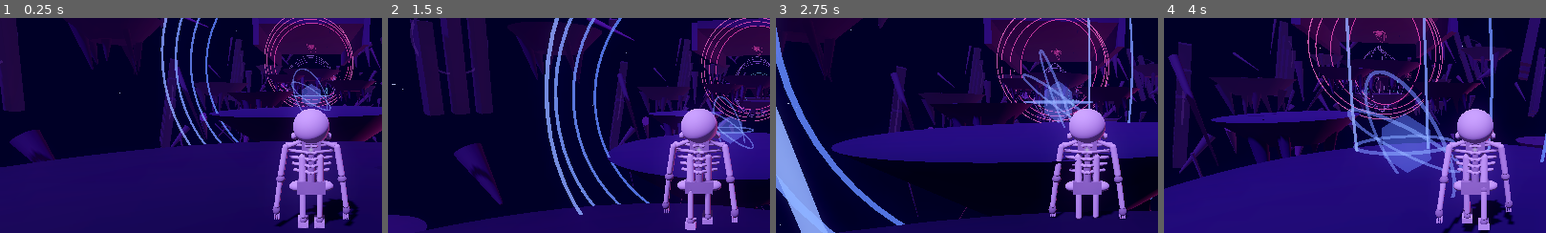
Above: before the commit, frames 1-4 (left to right).
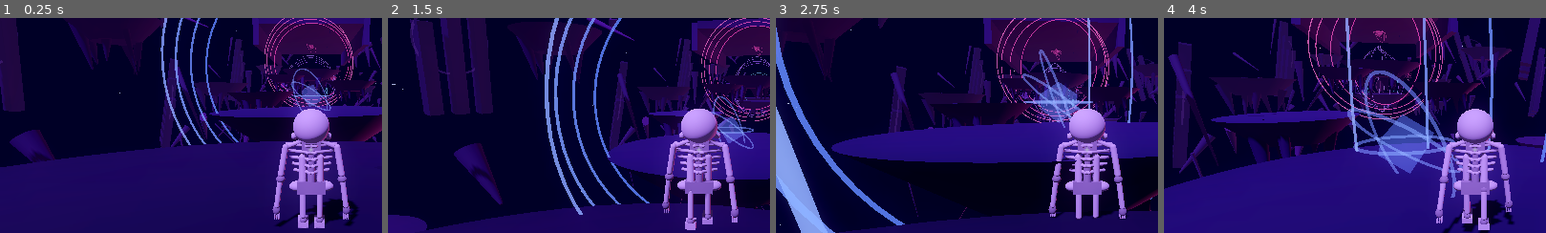
Above: after the commit, the same moments.

Repository: fuzeonspotify/outoftime
Game: Godot game, scene res://scenes/afterlife_city.tscn
The game is run twice, just before and just after one commit, with the same random seed, the same clock (stepped at 60 frames per second) and the same inputs. This scene is started directly instead of the project's main scene.
Inputs (mouse positions are % of the whole screen's width and height, from its top left):
- Up to frame 1 (0.25 s): no input
- Up to frame 2 (1.5 s): move the mouse to (55, 50) at 0.52 s; hold E (interact) 0.53-1.28 s; hold W (move_forward) from 0.53 s (still down); tap Space (jump) at 0.77 s; move the mouse to (45, 50) at 1.27 s; tap Shift (sprint) at 1.35 s
- Up to frame 3 (2.75 s): keep holding W (move_forward); tap Space (jump) at 1.52 s; move the mouse to (52, 48) at 2.02 s; hold E (interact) from 2.03 s (still down)
- Up to frame 4 (4 s): keep holding W (move_forward); move the mouse to (49, 52) at 2.77 s; release E (interact) at 2.78 s; tap Shift (sprint) at 2.85 s; tap Space (jump) at 3.02, 3.77 s; move the mouse to (57, 51) at 3.52 s; hold E (interact) from 3.53 s (still down)
The pictures show only the part of the screen within x 9-59%, y 19-69%; the shares and areas given below are measured in that part.

The runs differ from the first frame. In frame 1, less than 0.1% of the frame differs, in the area x 79-85%, y 12-42%; in frame 2, 0.1%; in frame 3, 0.2%; in frame 4, 0.4%, in the area x 55-71%, y 5-73%.
Error in both runs: Invalid assignment of property or key 'volume_linear' with value of type 'float' on a base object of type 'AudioStreamPlayer'. (res://scripts/audio/music_direc…

Commit message:
Use hardened expanded void controller

Diff:
--- a/scenes/afterlife_city.tscn
+++ b/scenes/afterlife_city.tscn
@@ -1,6 +1,6 @@
 [gd_scene load_steps=4 format=3]
 
-[ext_resource type="Script" path="res://scripts/world/afterlife_void.gd" id="1_void"]
+[ext_resource type="Script" path="res://scripts/world/afterlife_void_v2.gd" id="1_void"]
 [ext_resource type="Script" path="res://scripts/world/nightclub_transition.gd" id="2_transition"]
 [ext_resource type="Script" path="res://scripts/world/void_glb_expansion_v2.gd" id="3_glb"]
 
